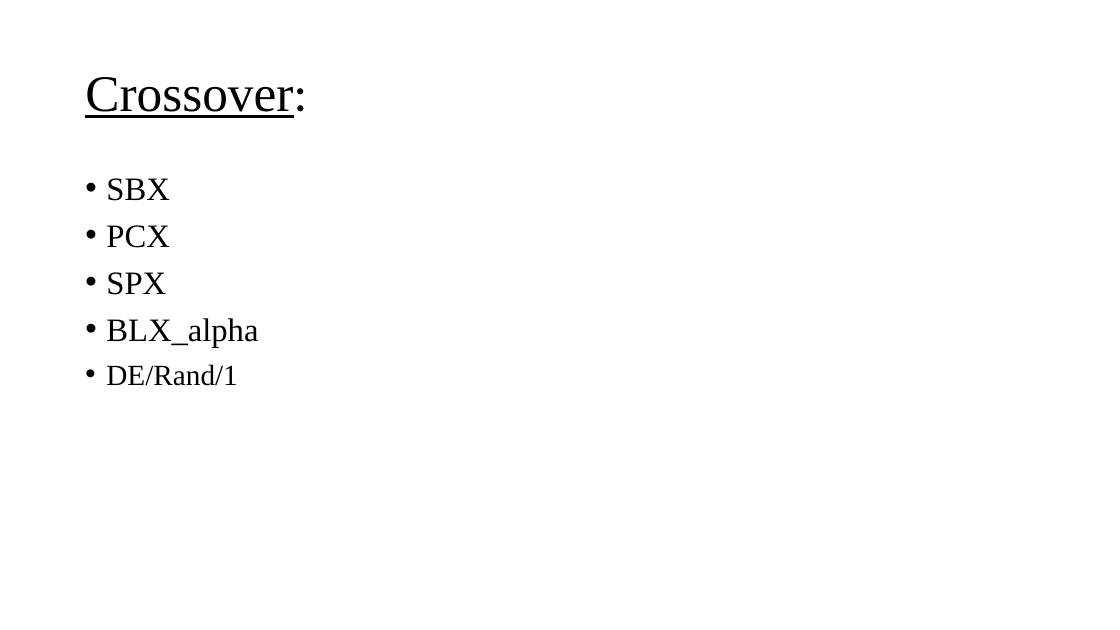
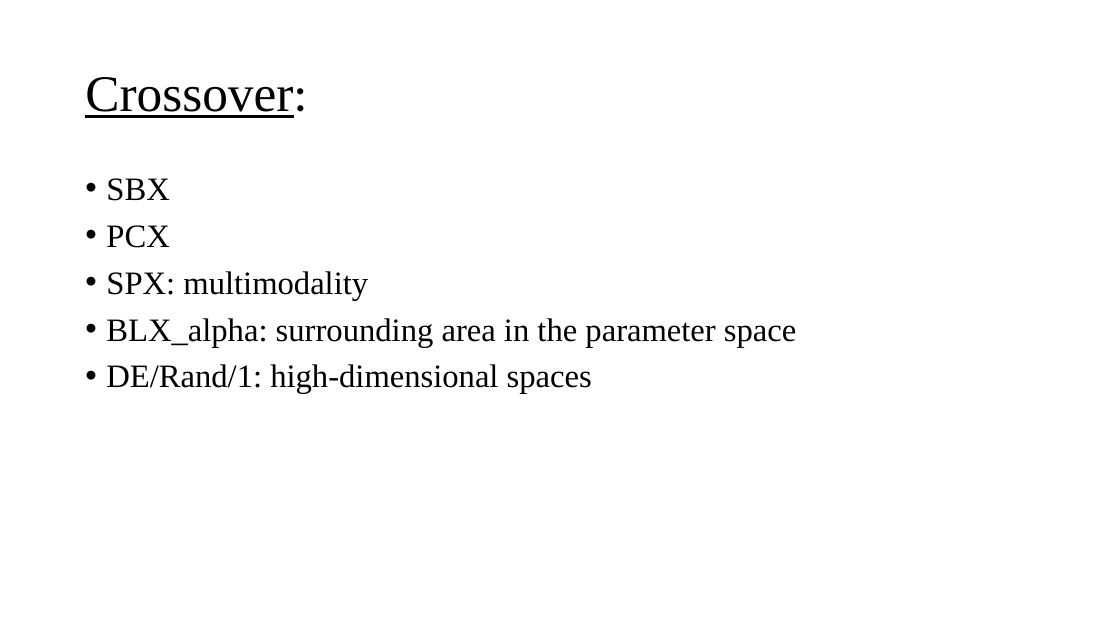
Before and after one commit to itsatefe/Evolutionary-Computing, a slide deck: slide 11 of Final Project/Document/Presentation.pptx. Drawn at 1120x630 pixels with LibreOffice and Linux fonts; fonts in the diff are those of the drawing. Boxes give left, top, right and bottom in pixels: in the first picture for what was removed or moved away, otherwise in the second. Text is boxed around its words. In the diff, an @@ line names an element or a change of style, - is before the commit and + after.

```diff
--- a/Final Project/Document/Presentation.pptx
+++ b/Final Project/Document/Presentation.pptx
@@ text at (106, 271, 796, 394): text changed @@
-• SPX
-• BLX_alpha
-• DE/Rand/1
+• SPX: multimodality
+• BLX_alpha: surrounding area in the parameter space
+• DE/Rand/1: high-dimensional spaces
```
Also in this commit, not shown: 6 other slides changed, 7 other files.
